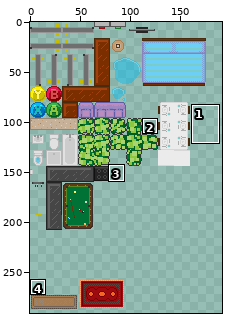
Sprite sheet -- Assets/Levels/Sprites/Test.png. Above: a wide view before the commit, with the close-up outlined.
Close-up. The starting point:
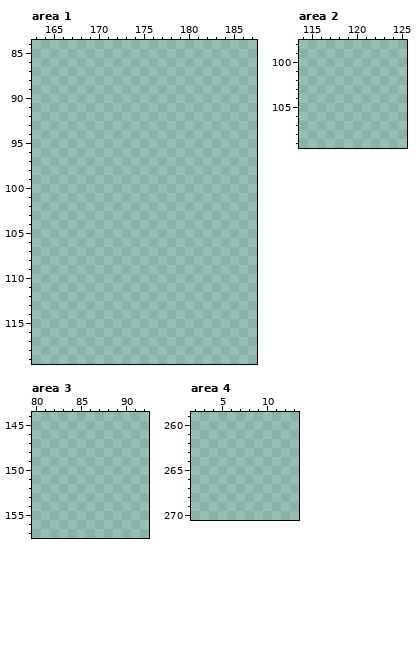
The file is 192x320 pixels. Colours within 5 levels of each other are drawn and written as one. Shown: area 1: x 163..187, y 84..119; area 2: x 114..125, y 98..109; area 3: x 80..92, y 144..157; area 4: x 2..13, y 259..270. The wide view leaves out empty margins. The commit also changed other parts of the picture, which this record leaves out.
Once edited:
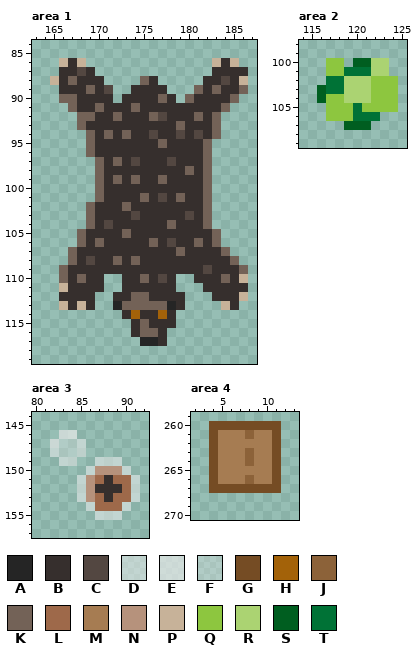
Palette (. is transparent): A #252525  B #362f2d  C #534741  D #eaeaea87  E #eaeaeaac  F #ececec50  G #754c24  H #a36209  J #8c6239  K #736257  L #9e694a  M #a67c52  N #b6927c  P #c7b299  Q #8dc63f  R #abd372  S #005e20  T #007236
Difference:
--- area 1
@@ x 163..187 @@
  85 .........................
- 86 .........................
- 87 .........................
- 88 .........................
- 89 .........................
- 90 .........................
- 91 .........................
- 92 .........................
- 93 .........................
- 94 .........................
- 95 .........................
- 96 .........................
- 97 .........................
- 98 .........................
- 99 .........................
-100 .........................
-101 .........................
-102 .........................
-103 .........................
-104 .........................
-105 .........................
-106 .........................
-107 .........................
-108 .........................
-109 .........................
-110 .........................
-111 .........................
-112 .........................
-113 .........................
-114 .........................
-115 .........................
-116 .........................
-117 .........................
+ 86 ...PBP..............PBP..
+ 87 ...BBCB.............BBBB.
+ 88 ..PBKBBB....KB.....BBCBP.
+ 89 ...BBBKBC..BBBB...KBKBBK.
+ 90 ...KKBBBB.BBBBKB.KBBBBK..
+ 91 ....KBBKBBBKBBBBBBBBBK...
+ 92 .....KKBBKBBBKCBBBKBK....
+ 93 .....KBBBBBBBBBBKBBBK....
+ 94 ......KBKBKBBCBBCBCBK....
+ 95 ......KBBBBBBBKBBBBK.....
+ 96 ......KBBBBBBBBBBBBK.....
+ 97 .......KBKBCBBBCBBBK.....
+ 98 .......KBBBBBBBBBKBK.....
+ 99 .......KBKBKBBKBBBBK.....
+100 .......KBBBBBBBBBBBK.....
+101 .......KBBBBKBCBKBBK.....
+102 ......KBBBKBBBBBBBBK.....
+103 ......KBBBBCBBBBBCBK.....
+104 ......KBCBBBBBBKBBBK.....
+105 .....KBBBBKBBBBBBBBBK....
+106 .....KBKBBBBBKBCBBKBK....
+107 ....KBBBBBBBBBBBKBBBBK...
+108 ....KBCBBKBKBBBBBBBBBBK..
+109 ...KBBBBBBBBBBBBBBBCBBBK.
+110 ...KBKBB..BBKBCB..BBBKBP.
+111 ...PBBBB..BBBBBB...BBBBB.
+112 ...BBBB..BBKKBBBB...BBBP.
+113 ...PBPB..AKKKKKAB....PB..
+114 ..........BHBBHB.........
+115 ...........BKBBB.........
+116 ...........BKKB..........
+117 ............AAB..........
 118 .........................
--- area 2
@@ x 114..125 @@
  99 ............
-100 ............
-101 ............
-102 ............
-103 ............
-104 ............
-105 ............
-106 ............
-107 ............
+100 ...QQ.SSRR..
+101 ...QQTTTRR..
+102 ...TTRRRQQQ.
+103 ..STTRRRQQQ.
+104 ..SQQRRRQQQ.
+105 ...QQQTQQQQ.
+106 ...QQQTTT...
+107 .....SSS....
 108 ............
--- area 3
@@ x 80..92 @@
 145 .............
-146 .............
-147 .............
-148 .............
-149 .............
-150 .............
-151 .............
-152 .............
-153 .............
-154 .............
-155 .............
+146 ...EE........
+147 ..EFFD.......
+148 ..DFFD.......
+149 ...DD..DDD...
+150 ......DNNND..
+151 .....DNLBLLD.
+152 .....DNBBBLD.
+153 .....DNLBLLD.
+154 ......DLLLD..
+155 .......DDD...
 156 .............
--- area 4
@@ x 2..13 @@
 259 ............
-260 ............
-261 ............
-262 ............
-263 ............
-264 ............
-265 ............
-266 ............
-267 ............
+260 ..GGGGGGGG..
+261 ..GMMMJMMG..
+262 ..GMMMMMMG..
+263 ..GMMMJMMG..
+264 ..GMMMJMMG..
+265 ..GMMMMMMG..
+266 ..GMMMJMMG..
+267 ..GGGGGGGG..
 268 ............
Pixel boxes of the changes (left, top, right, bottom) in both close-ups:
added: (50, 58, 248, 346)
added: (317, 58, 398, 130)
added: (50, 430, 140, 520)
added: (209, 421, 281, 493)
